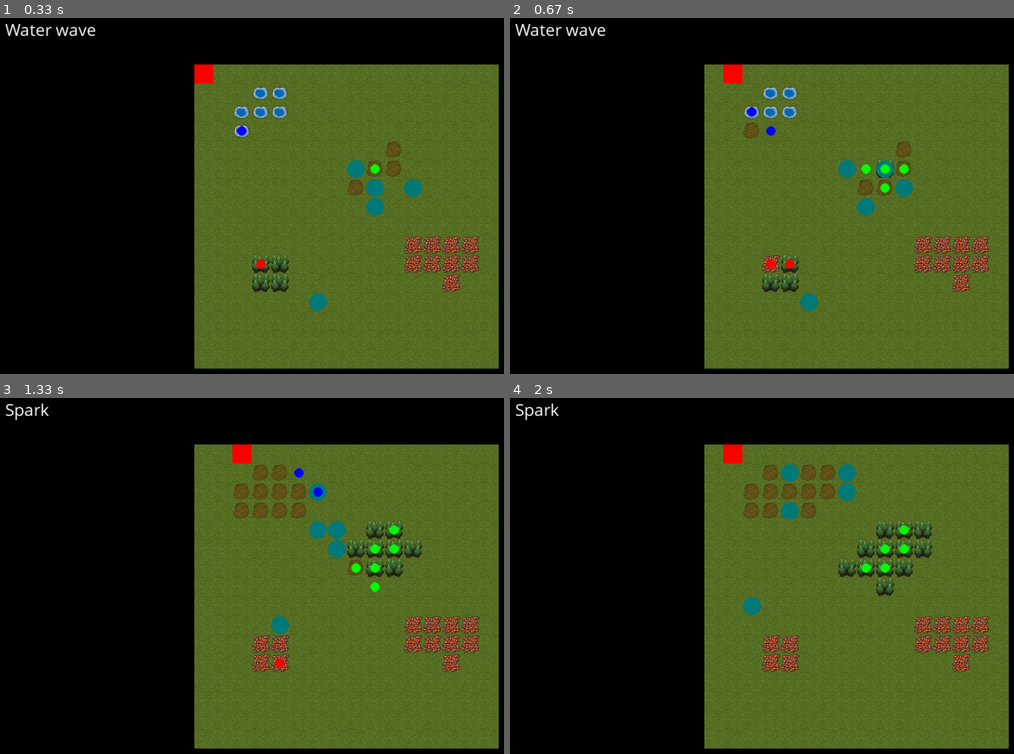
Above: before the commit, frames 1-4 (two rows, left to right).
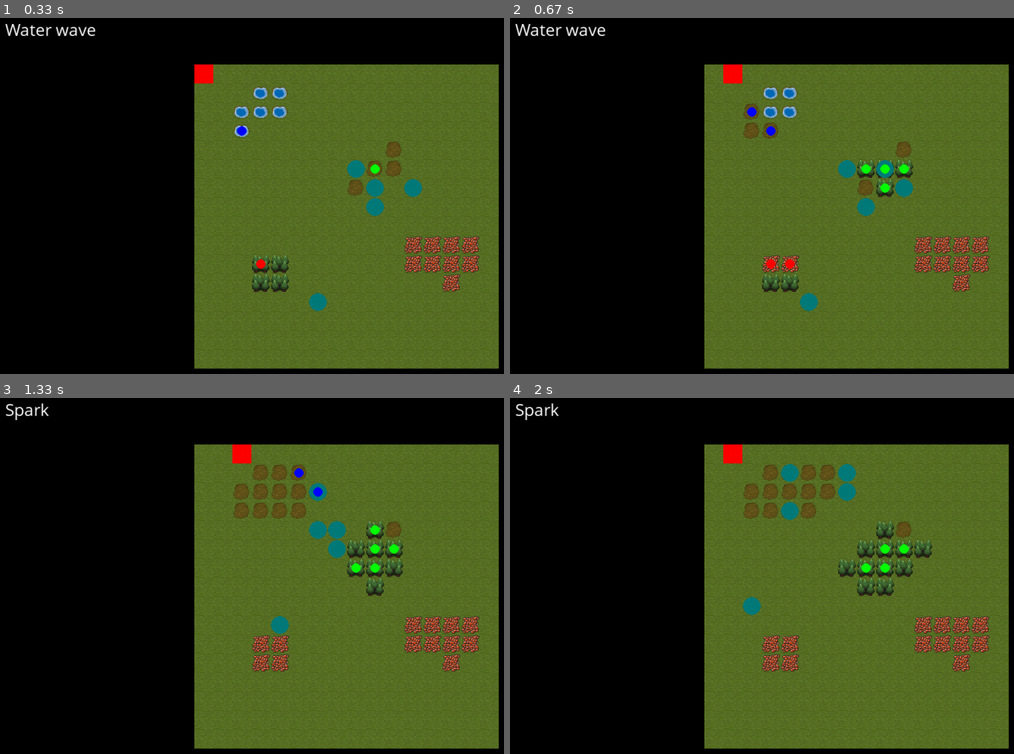
Above: after the commit, the same moments.

Repository: mytinycloud/90D-pygame-scaffold
Game: pygame game, started from main.py
Two runs of this game, one before a commit and one after it. Both use one fixed random seed, a clock stepped at 60 frames per second and the inputs below.
Inputs (mouse positions are in pixels of both pictures, inside the frame that each line leads up to):
- Up to frame 1 (0.33 s): no input
- Up to frame 2 (0.67 s): hold D from 0.33 s (still down); move the mouse to (837, 245) at 0.37 s
- Up to frame 3 (1.33 s): release D at 0.8 s; hold W 0.83-1.13 s; move the mouse to (outside the picture) at 0.87 s; tap Space at 0.9, 1.23 s; tap 2 at 0.98 s; hold D from 1.17 s (still down); move the mouse to (357, 636) at 1.2 s; tap 3 at 1.32 s
- Up to frame 4 (2 s): tap Space at 1.53, 1.73 s; release D at 1.63 s; hold A from 1.67 s (still down); move the mouse to (681, 611) at 1.7 s

Frame 1 is identical in both runs. In frame 2, 0.5% of the frame differs, in the area x 46-81%, y 23-72%; in frame 3, 0.6%, in the area x 54-84%, y 18-76%; in frame 4, 0.4%.

Commit message:
Always harvest tiles

Diff:
--- a/systems/effect.py
+++ b/systems/effect.py
@@ -71,6 +71,15 @@
     random.shuffle(items)
     return items
 
+
+def try_harvest(map: TilemapComponent, pos: Vector2, effect: EffectComponent):
+    tile = map.get_tile(pos)
+    if tile in effect.harvests:
+        new_tile, energy_gain = effect.harvests[tile]
+        map.set_tile(pos, new_tile)
+        effect.energy += energy_gain
+
+
 '''
 The effect update system:
 Handles effect propigation and decay (probably)
@@ -92,11 +101,7 @@
         dir = effect.direction
 
         # Harvesting
-        tile = map.get_tile(pos)
-        if tile in effect.harvests:
-            new_tile, energy_gain = effect.harvests[tile]
-            map.set_tile(pos, new_tile)
-            effect.energy += energy_gain
+        try_harvest(map, pos, effect)
 
         # Propagation
         if effect.energy > 1:
@@ -145,8 +150,9 @@
             # Apply the propagation requests
             for coord, energy, shape in propagation_request:
                 energy = min(energy, max(0, effect.energy -1))
-                group.add( propagate_entity(e, coord, energy, shape) )
-
+                new_entity = propagate_entity(e, coord, energy, shape)
+                try_harvest(map, coord, new_entity.effect)
+                group.add(new_entity)
 
         # decay
         effect.energy -= 1
